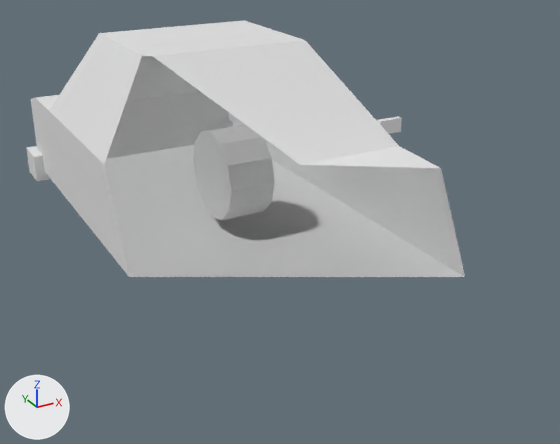
The Blender file blender/car.blend as it was, and as the next commit left it.
Both versions are drawn from a camera (50 mm lens) standing at (-2.007, -4.279, 1.714) and looking at (0.205, -0.258, -0.297). The axes (+X, +Y, +Z) are drawn at lower left. The lights are the same throughout. Everything nearer to the camera than a plane just in front of the edit is cut away.

The first picture shows 'car', 'wheel'.
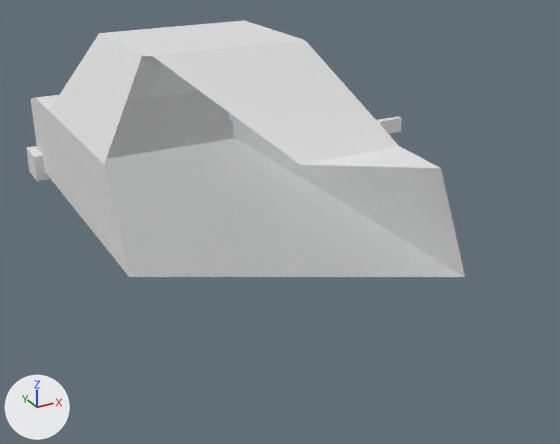
What changed in the scene script:
```text
Remove ob_wheel:
    ob_wheel = bpy.data.objects.new('wheel', me_cylinder_010)
    ob_wheel.location = (0.0, 0.0, 0.0)
```

What differs and where, as boxes (x1, y1, x2, y2) in the pictures (560 x 444 px):
'wheel', deleted: before (193, 125, 275, 220)
